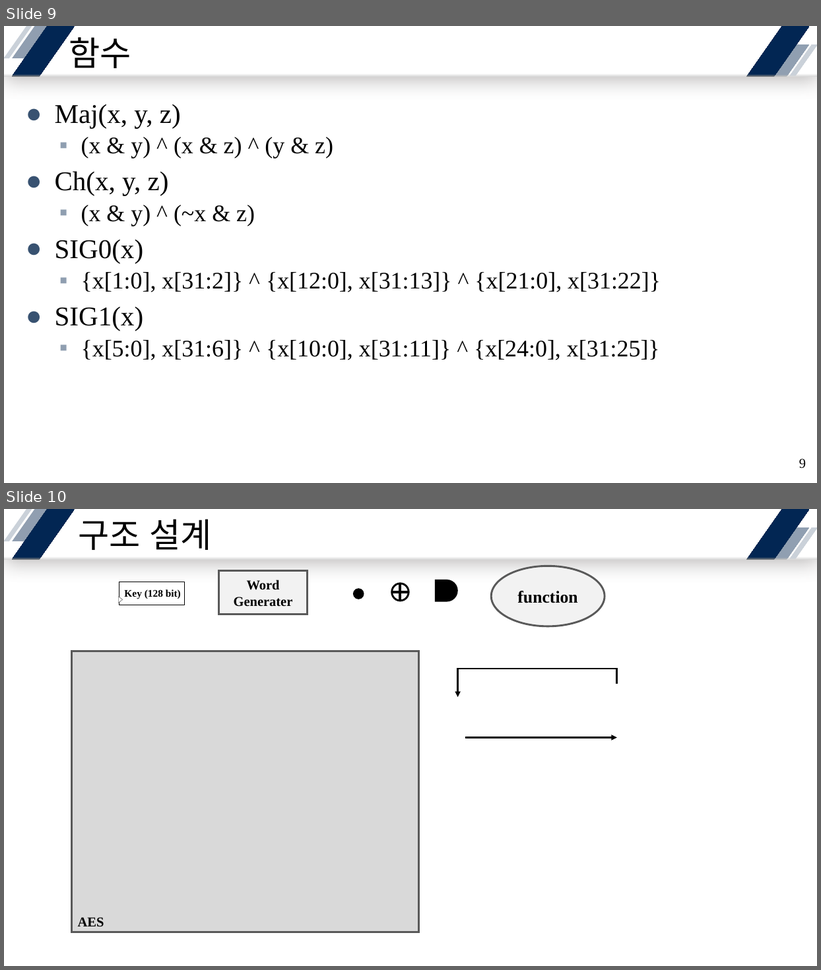
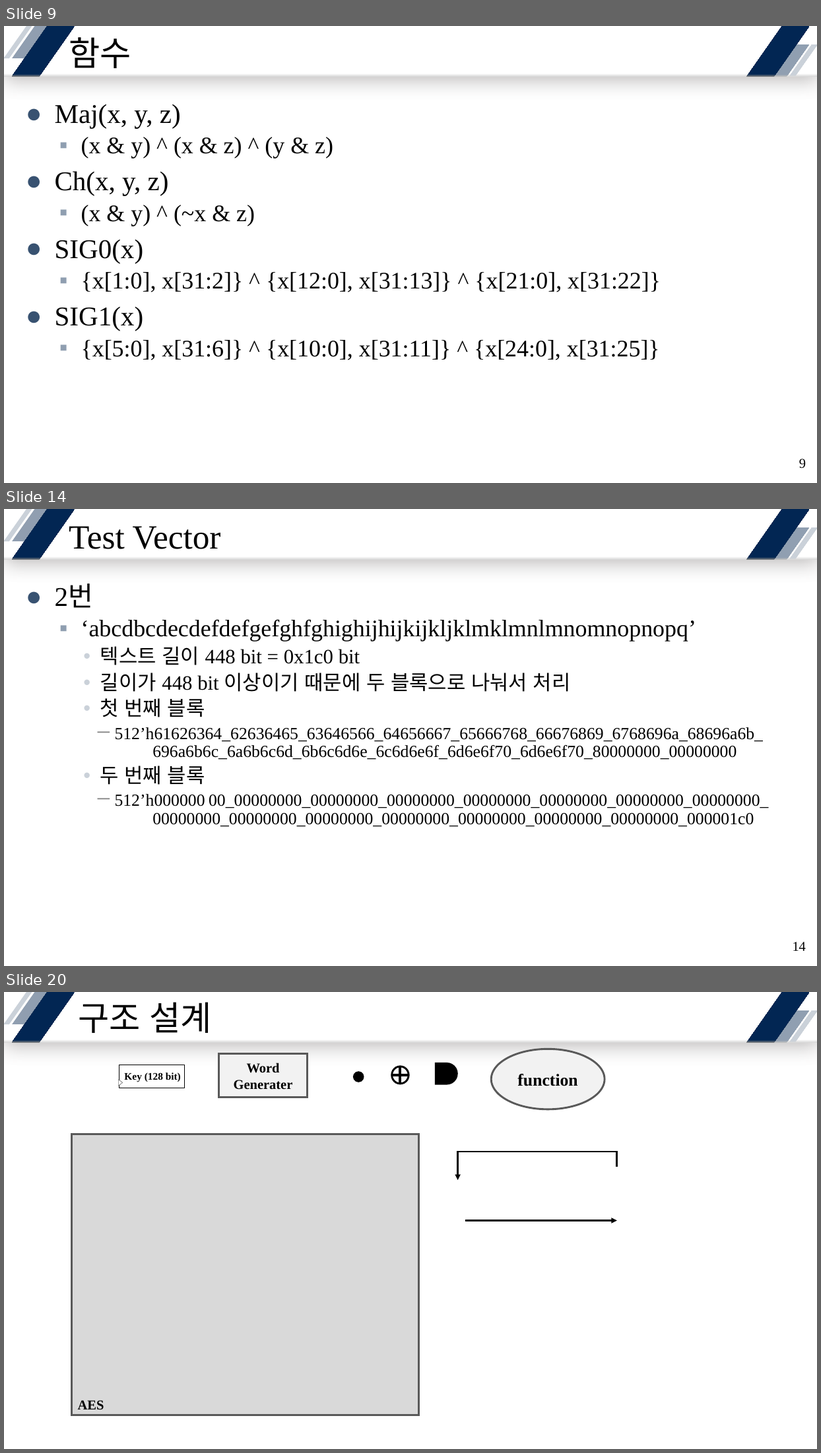
Before and after one commit to yuyu0830/FPGA_AES128, a slide deck: SHA/SHA256/Presentation/SHA256.pptx. Shown one above the other, each under a label of ours: slides 9 and 10 before the commit, slides 9, 14 and 20 after it; the slides between them are not shown. The pictures are 821x970 and 821x1453 pixels, drawn with LibreOffice and Linux fonts; fonts in the diff are those of the drawing. Boxes give left, top, right and bottom in pixels: in the first picture for what was removed or moved away, otherwise in the second. Text is boxed around its words. In the diff, an @@ line names an element or a change of style, - is before the commit and + after.

```diff
--- a/SHA/SHA256/Presentation/SHA256.pptx
+++ b/SHA/SHA256/Presentation/SHA256.pptx
@@ slide 14 added at (x1=4, y1=509, x2=817, y2=966), background #FFFFFF; not listed: 7 template elements that a slide beside it also shows @@
@@ title added at (x1=69, y1=526, x2=221, y2=549), 40 pt, text #000000 @@
+Test Vector
@@ text added at (x1=55, y1=585, x2=768, y2=827), 20 pt, text #000000 @@
+● 2번
+  ▪ ‘abcdbcdecdefdefgefghfghighijhijkijkljklmklmnlmnomnopnopq’
+    • 텍스트 길이 448 bit = 0x1c0 bit
+    • 길이가 448 bit 이상이기 때문에 두 블록으로 나눠서 처리
+    • 첫 번째 블록
+      － 512’h61626364_62636465_63646566_64656667_65666768_66676869_6768696a_68696a6b_
+        696a6b6c_6a6b6c6d_6b6c6d6e_6c6d6e6f_6d6e6f70_6d6e6f70_80000000_00000000
+    • 두 번째 블록
+      － 512’h000000 00_00000000_00000000_00000000_00000000_00000000_00000000_00000000_
+        00000000_00000000_00000000_00000000_00000000_00000000_00000000_000001c0
@@ page number added at (x1=793, y1=942, x2=806, y2=951), 16 pt, text #000000 @@
+14
@@ what was slide 10 is now slide 20 @@
```
Also in this commit, not shown: 5 slides changed, 9 other slides added, 17 other files.
